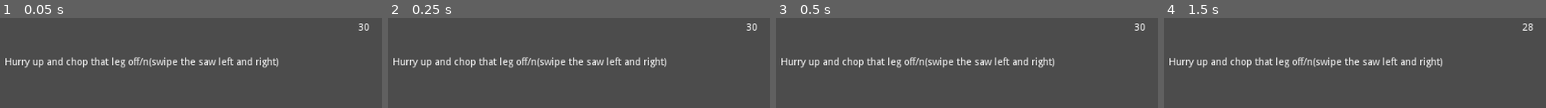
Above: before the commit, frames 1-4 (left to right).
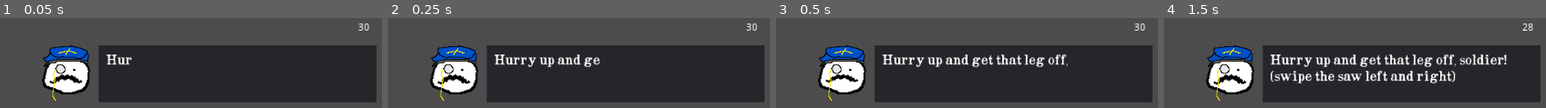
Above: after the commit, the same moments.

Repository: austinirvine/leggy
Game: Godot game, scene res://hud/test.tscn
The game is run twice, just before and just after one commit, with the same random seed, the same clock (stepped at 60 frames per second) and the same inputs. This scene is started directly instead of the project's main scene.
Inputs:
- Up to frame 1 (0.05 s): no input
- Up to frame 2 (0.25 s): no input
- Up to frame 3 (0.5 s): no input
- Up to frame 4 (1.5 s): tap Enter at 1.25 s

The runs differ from the first frame. In frame 1, 52% of the frame differs, in the area x 1-99%, y 30-94%; in frame 2, 52%; in frame 3, 52%; in frame 4, 51%.

Commit message:
Message improvements (#7)
* Weird officer, better font, typewriter effect

* Fix 2nd mesage not showing

Diff:
--- a/leggy/hud/hud.gd
+++ b/leggy/hud/hud.gd
@@ -1,17 +1,13 @@
 extends Control
 
 signal game_over
+var target_message = ""
+var current_message_position = 0
 
 func _ready():
-	set_process(false)
-
 	$Timer.connect("timeout", self, "handle_timeout")
 
-	# Temp
-	#start()
-
 func handle_timeout():
-	set_process(false)
 	$TimeLabel.text = "00"
 
 	emit_signal("game_over")
@@ -24,7 +20,16 @@
 	set_process(true)
 
 func message(text : String):
-	$MessageLabel.text = text
+	current_message_position = 0
+	target_message = text
+	$MessageLabel.text = ""
+	$Officer/AnimationPlayer.play("talk")
 
 func _process(delta):
 	$TimeLabel.text = ("%.0f" % [$Timer.time_left]).pad_zeros(2)
+
+	if current_message_position < target_message.length():
+		$MessageLabel.text += target_message[current_message_position]
+		current_message_position += 1
+		if current_message_position == target_message.length():
+			$Officer/AnimationPlayer.stop()
--- a/leggy/hud/hud.tscn
+++ b/leggy/hud/hud.tscn
@@ -1,6 +1,17 @@
-[gd_scene load_steps=2 format=2]
+[gd_scene load_steps=5 format=2]
 
 [ext_resource path="res://hud/hud.gd" type="Script" id=1]
+[ext_resource path="res://hud/officer/officer.tscn" type="PackedScene" id=2]
+[ext_resource path="res://hud/opera-lyrics-smooth.ttf" type="DynamicFontData" id=3]
+
+[sub_resource type="DynamicFont" id=1]
+
+size = 16
+outline_size = 0
+outline_color = Color( 1, 1, 1, 1 )
+use_mipmaps = false
+use_filter = false
+font_data = ExtResource( 3 )
 
 [node name="HUD" type="Control"]
 anchor_left = 0.0
@@ -45,20 +56,43 @@
 lines_skipped = 0
 max_lines_visible = -1
 
+[node name="Officer" parent="." instance=ExtResource( 2 )]
+position = Vector2( 82, 72 )
+
+[node name="Panel" type="Panel" parent="."]
+anchor_left = 0.0
+anchor_top = 0.0
+anchor_right = 0.0
+anchor_bottom = 0.0
+margin_left = 132.0
+margin_top = 32.0
+margin_right = 522.0
+margin_bottom = 112.0
+rect_pivot_offset = Vector2( 0, 0 )
+rect_clip_content = false
+mouse_filter = 0
+mouse_default_cursor_shape = 0
+size_flags_horizontal = 1
+size_flags_vertical = 1
+
 [node name="MessageLabel" type="Label" parent="."]
 anchor_left = 0.0
 anchor_top = 0.0
 anchor_right = 0.0
 anchor_bottom = 0.0
-margin_top = 49.0
-margin_right = 193.0
-margin_bottom = 80.0
+margin_left = 142.0
+margin_top = 43.0
+margin_right = 512.0
+margin_bottom = 102.0
 rect_pivot_offset = Vector2( 0, 0 )
 rect_clip_content = false
 mouse_filter = 2
 mouse_default_cursor_shape = 0
 size_flags_horizontal = 1
 size_flags_vertical = 4
+custom_fonts/font = SubResource( 1 )
+text = "Test Message"
+autowrap = true
 percent_visible = 1.0
 lines_skipped = 0
 max_lines_visible = -1
--- /dev/null
+++ b/leggy/hud/officer/officer.gd
@@ -0,0 +1,4 @@
+extends Area2D
+
+func _ready():
+	pass
--- /dev/null
+++ b/leggy/hud/officer/officer.tscn
@@ -0,0 +1,65 @@
+[gd_scene load_steps=8 format=2]
+
+[ext_resource path="res://hud/officer/officer.gd" type="Script" id=1]
+[ext_resource path="res://hud/officer/officer_face.png" type="Texture" id=2]
+[ext_resource path="res://hud/officer/officer_eye.png" type="Texture" id=3]
+[ext_resource path="res://hud/officer/officer_stache.png" type="Texture" id=4]
+[ext_resource path="res://hud/officer/officer_monacle.png" type="Texture" id=5]
+
+[sub_resource type="RectangleShape2D" id=1]
+
+custom_solver_bias = 0.0
+extents = Vector2( 40, 40 )
+
+[sub_resource type="Animation" id=2]
+
+resource_name = "talk"
+length = 0.4
+loop = true
+step = 0.1
+tracks/0/type = "value"
+tracks/0/path = NodePath("Stache:scale")
+tracks/0/interp = 1
+tracks/0/loop_wrap = true
+tracks/0/imported = false
+tracks/0/enabled = true
+tracks/0/keys = {
+"times": PoolRealArray( 0, 0.1, 0.2, 0.3 ),
+"transitions": PoolRealArray( 1, 1, 1, 1 ),
+"update": 0,
+"values": [ Vector2( 1, 1 ), Vector2( 1, 0.759999 ), Vector2( 1, 1 ), Vector2( 1, 0.869999 ) ]
+}
+
+[node name="Officer" type="Area2D"]
+input_pickable = true
+gravity_vec = Vector2( 0, 1 )
+gravity = 98.0
+linear_damp = 0.1
+angular_damp = 1.0
+audio_bus_override = false
+audio_bus_name = "Master"
+script = ExtResource( 1 )
+
+[node name="CollisionShape2D" type="CollisionShape2D" parent="."]
+shape = SubResource( 1 )
+
+[node name="Face" type="Sprite" parent="."]
+texture = ExtResource( 2 )
+
+[node name="Eye" type="Sprite" parent="."]
+texture = ExtResource( 3 )
+
+[node name="Stache" type="Sprite" parent="."]
+texture = ExtResource( 4 )
+
+[node name="Monacle" type="Sprite" parent="."]
+texture = ExtResource( 5 )
+
+[node name="AnimationPlayer" type="AnimationPlayer" parent="."]
+root_node = NodePath("..")
+autoplay = ""
+playback_process_mode = 1
+playback_default_blend_time = 0.0
+playback_speed = 1.0
+anims/talk = SubResource( 2 )
+blend_times = [  ]
--- a/leggy/hud/test.gd
+++ b/leggy/hud/test.gd
@@ -3,7 +3,8 @@
 func _ready():
 	$HUD.connect("game_over", self, "handle_game_over")
 	$HUD.start()
-	$HUD.message("Hurry up and chop that leg off/n(swipe the saw left and right)")
+	$HUD.message("Hurry up and get that leg off, soldier!\n(swipe the saw left and right)")
 
 func handle_game_over():
 	print("Game over")
+	$HUD.message("GODDAMNIT JENKINS!\n(you died)")
Binary file added: leggy/hud/officer/officer_eye.png
Not shown, added: leggy/hud/officer/officer_eye.png.import
Binary file added: leggy/hud/officer/officer_face.png
Not shown, added: leggy/hud/officer/officer_face.png.import
Binary file added: leggy/hud/officer/officer_monacle.png
Not shown, added: leggy/hud/officer/officer_monacle.png.import
Binary file added: leggy/hud/officer/officer_stache.png
Not shown, added: leggy/hud/officer/officer_stache.png.import
Binary file added: leggy/hud/opera-lyrics-smooth.ttf
